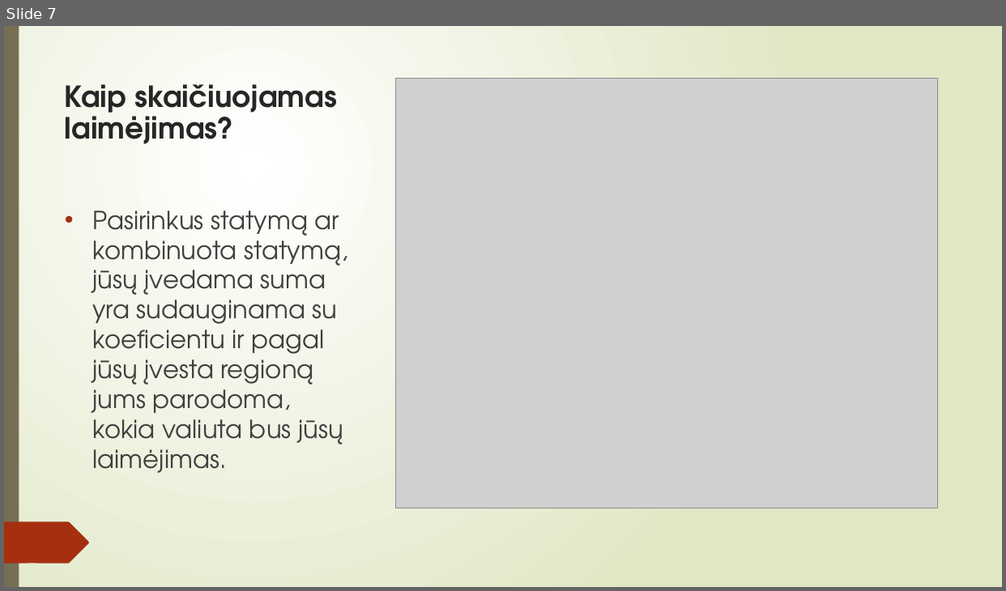
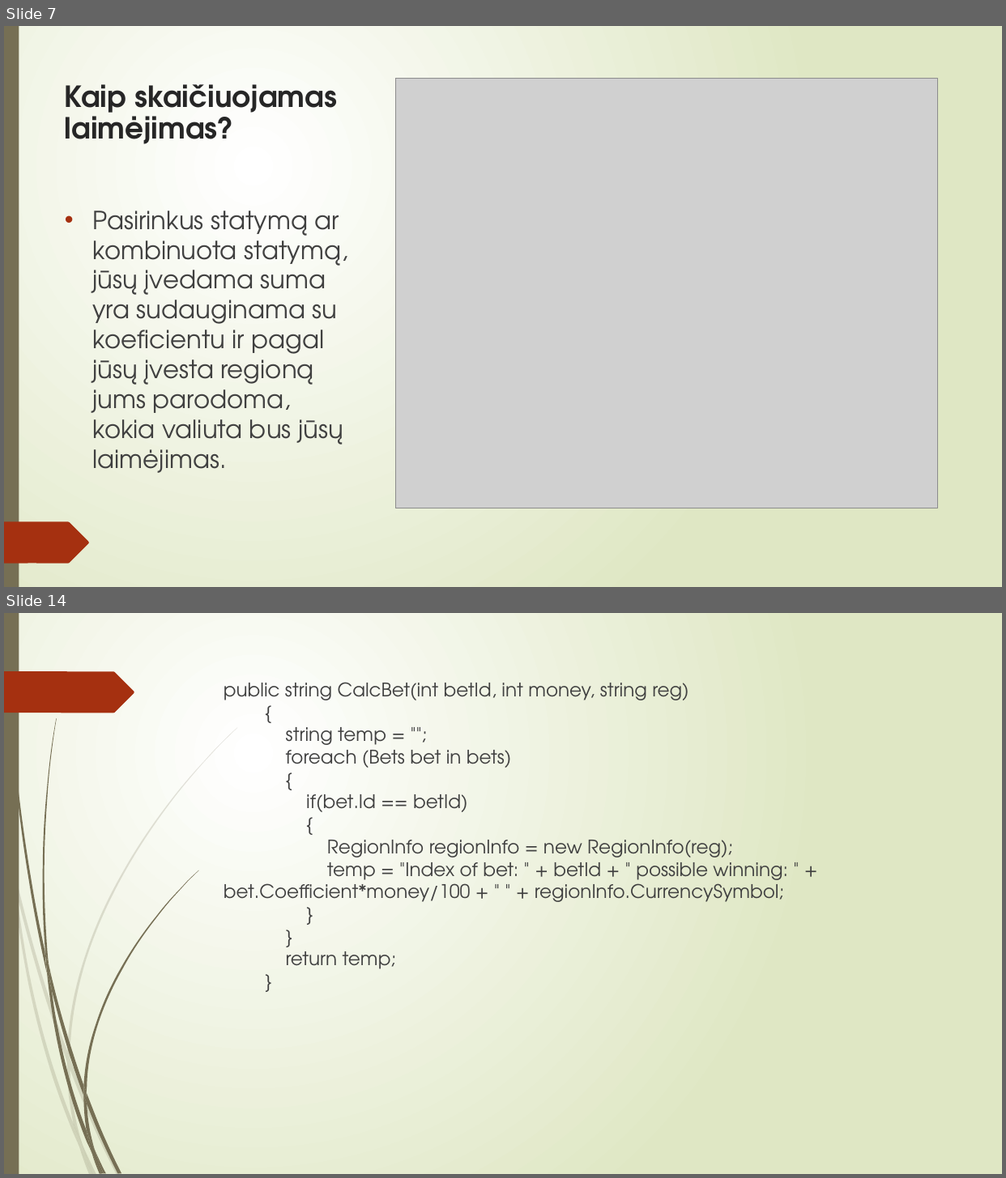
Before and after one commit to PetrasBukelis/WebServiceFinalProject, a slide deck: Bets4You Pristatymas.pptx. Shown one above the other, each under a label of ours: slide 7 before the commit, slides 7 and 14 after it; the slides between them are not shown. The pictures are 1006x591 and 1006x1178 pixels, drawn with LibreOffice and Linux fonts; fonts in the diff are those of the drawing; grey boxes stand for pictures. Boxes give left, top, right and bottom in pixels: in the first picture for what was removed or moved away, otherwise in the second. Text is boxed around its words. In the diff, an @@ line names an element or a change of style, - is before the commit and + after.

```diff
--- a/Bets4You Pristatymas.pptx
+++ b/Bets4You Pristatymas.pptx
@@ slide 14 added at box(4, 613, 1002, 1174), background gradient #FFFFFF to #DFE8C4; not listed: 23 template elements that a slide beside it also shows @@
@@ rectangle added at box(4, 613, 19, 1174), fill #766F54 @@
@@ text added at box(224, 682, 788, 969), 18 pt, text #404040 @@
+public string CalcBet(int betId, int money, string reg)
+{
+string temp = "";
+foreach (Bets bet in bets)
+{
+if(bet.Id == betId)
+{
+RegionInfo regionInfo = new RegionInfo(reg);
+temp = "Index of bet: " + betId + " possible winning: " + bet.Coefficient*money/100 + " " + regionInfo.CurrencySymbol;
+}
+}
+return temp;
+}
```
Also in this commit, not shown: 13 other slides added.
